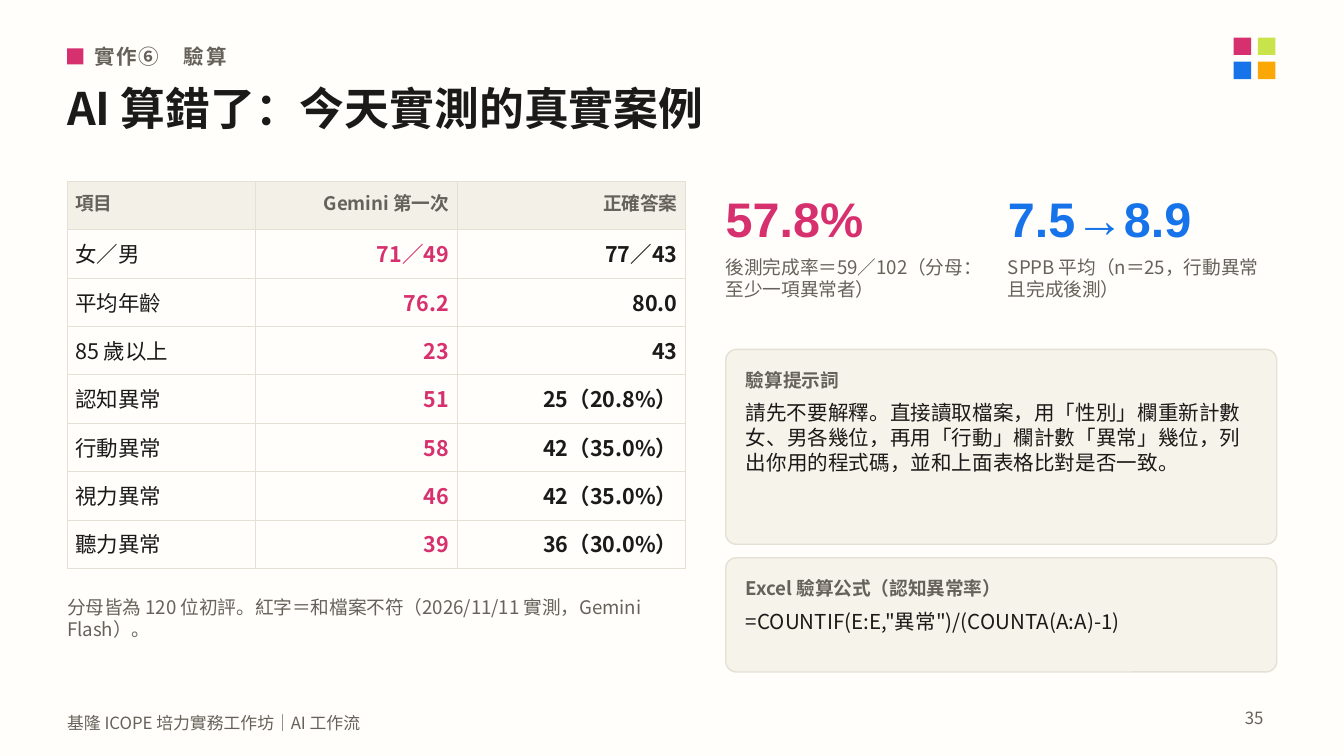
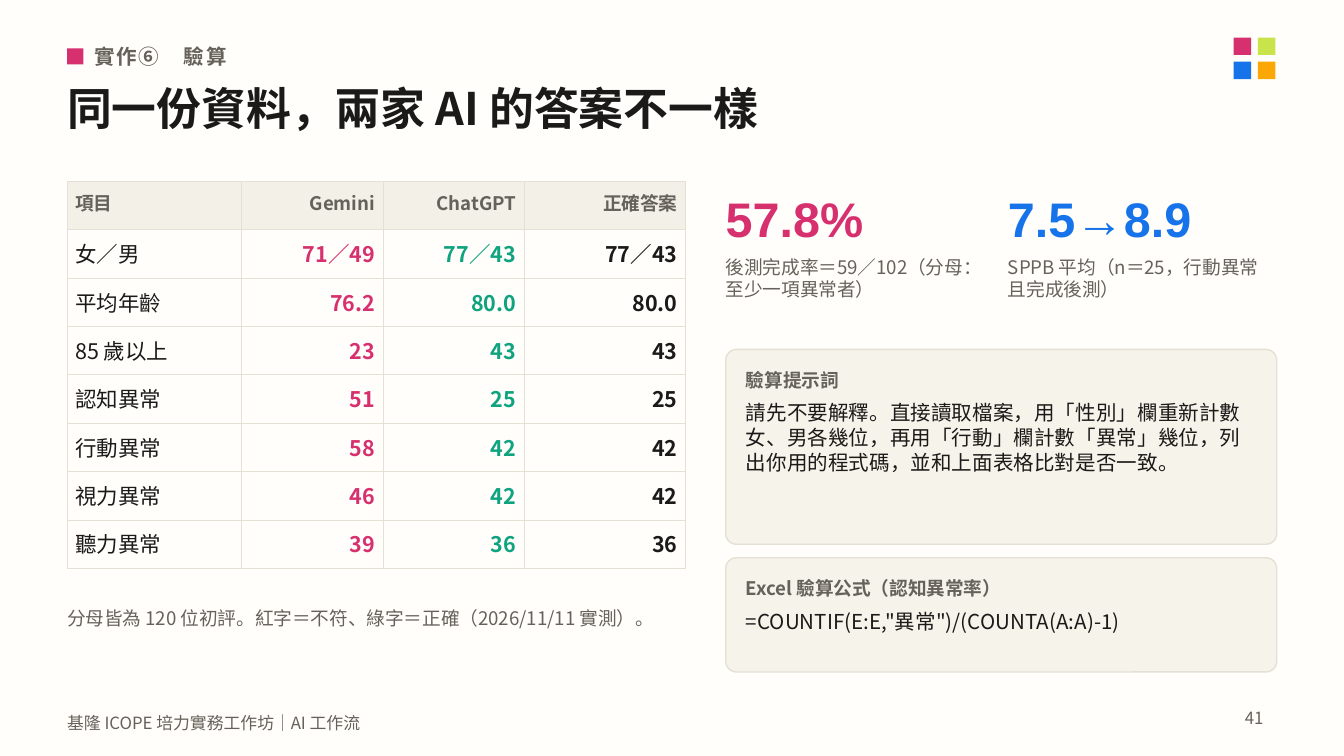
Before and after one commit to mattsue1003/keelung-icope-ai, a slide deck: slide 41 of 基隆ICOPE_AI工作坊_講義.pptx (slide 35 before the commit). Drawn at 1344x756 pixels with LibreOffice and Linux fonts; fonts in the diff are those of the drawing. Boxes give left, top, right and bottom in pixels: in the first picture for what was removed or moved away, otherwise in the second. Text is boxed around its words. In the diff, an @@ line names an element or a change of style, - is before the commit and + after.

```diff
--- a/基隆ICOPE_AI工作坊_講義.pptx
+++ b/基隆ICOPE_AI工作坊_講義.pptx
@@ text at (67, 86, 758, 131): text changed @@
-AI 算錯了：今天實測的真實案例
+同一份資料，兩家 AI 的答案不一樣
@@ table at (67, 181, 685, 558) @@
-column 2: Gemini 第一次 | 71／49 | 76.2 | 23 | 51 | 58 | 46 | 39
-column 3: 正確答案 | 77／43 | 80.0 | 43 | 25（20.8%） | 42（35.0%） | 42（35.0%） | 36（30.0%）
+column 2: Gemini | 71／49 | 76.2 | 23 | 51 | 58 | 46 | 39
+column 3: ChatGPT | 77／43 | 80.0 | 43 | 25 | 42 | 42 | 36
+column 4: 正確答案 | 77／43 | 80.0 | 43 | 25 | 42 | 42 | 36
@@ text at (67, 609, 654, 629): text changed @@
-分母皆為 120 位初評。紅字＝和檔案不符（2026/11/11 實測，Gemini Flash）。
+分母皆為 120 位初評。紅字＝不符、綠字＝正確（2026/11/11 實測）。
@@ page number at (1245, 711, 1264, 724): text changed @@
-35
+41
```
Also in this commit, not shown: 7 other slides changed, 6 slides added, 20 other files.
